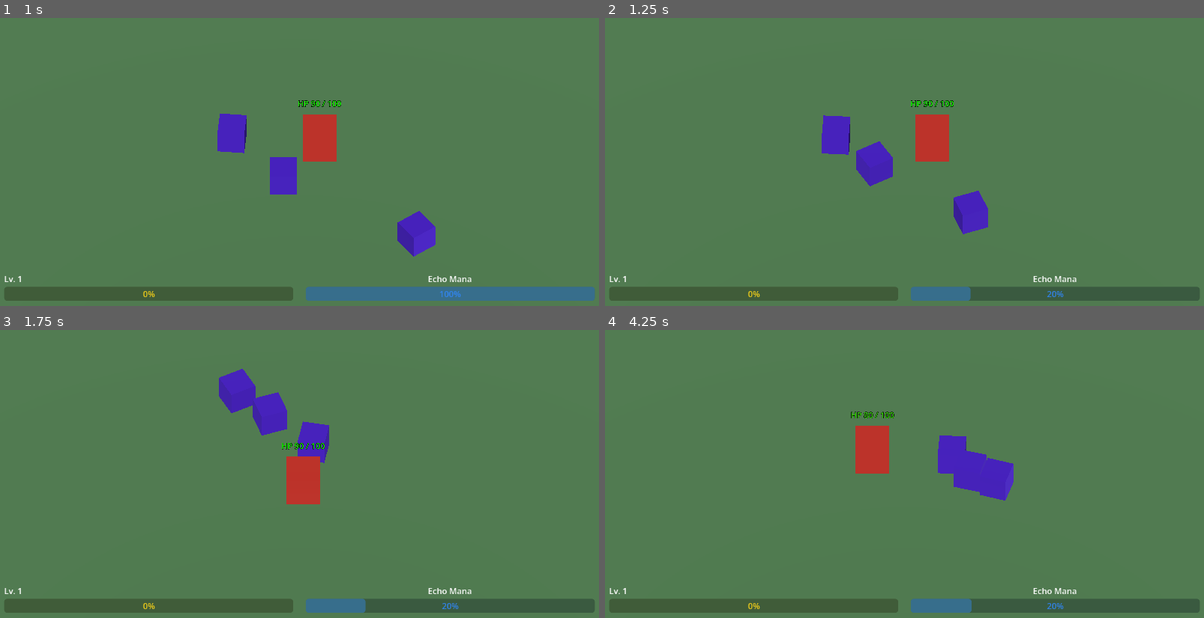
Above: before the commit, frames 1-4 (two rows, left to right).
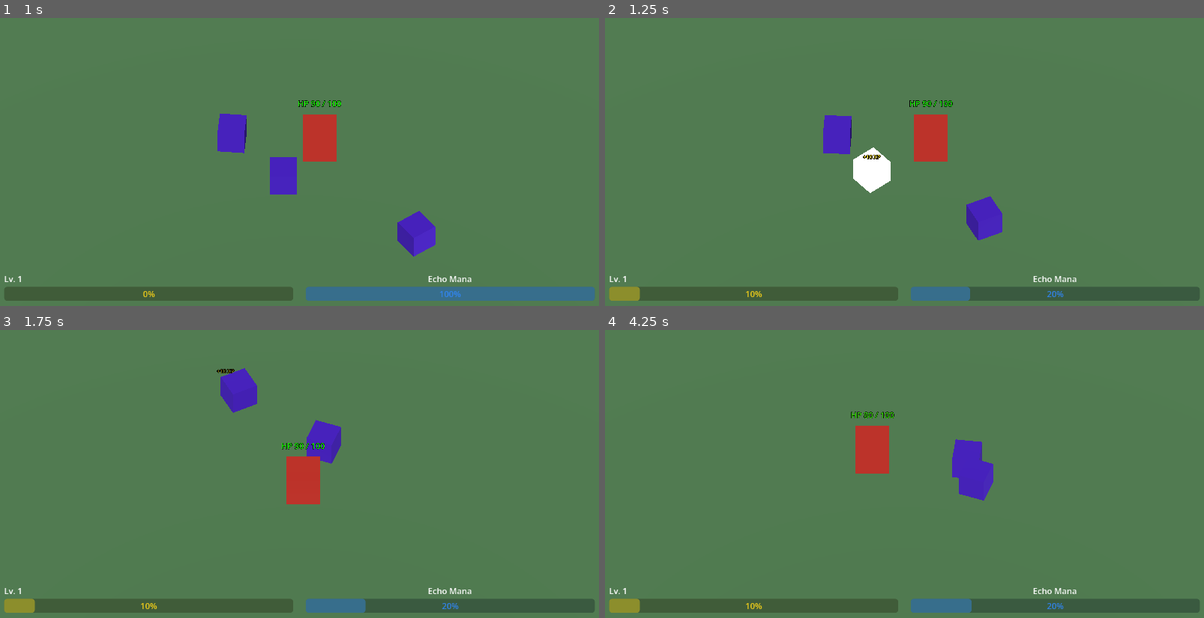
Above: after the commit, the same moments.

Repository: suxrob-1124/arcane-net
Game: Godot game, scene res://scenes/main/Main.tscn
The game is run twice, just before and just after one commit, with the same random seed, the same clock (stepped at 60 frames per second) and the same inputs.
Inputs (mouse positions are in pixels of both pictures, inside the frame that each line leads up to):
- Up to frame 1 (1 s): move the mouse to (431, 121) at 0.52 s; press the mouse at (431, 121) at 0.53 s; hold D (move_right) from 0.53 s (still down)
- Up to frame 2 (1.25 s): keep holding D (move_right)
- Up to frame 3 (1.75 s): move the mouse to (179, 468) at 1.27 s; release D (move_right) at 1.28 s; release the mouse at (179, 468) at 1.28 s; hold S (move_down) from 1.28 s (still down); tap Space (dash) at 1.35 s
- Up to frame 4 (4.25 s): move the mouse to (964, 376) at 2.02 s; release S (move_down) at 2.03 s; hold D (move_right) 2.03-2.78 s; hold Tab (switch_target) 2.03-2.78 s; move the mouse to (874, 517) at 2.77 s; hold W (move_up) 2.78-3.53 s; click (874, 517) at 2.85 s; move the mouse to (1084, 499) at 3.52 s; hold A (move_left) from 3.53 s (still down); hold Space (dash) from 3.53 s (still down)

Frame 1 is identical in both runs. In frame 2, 2.3% of the frame differs, in the area x 0-67%, y 28-99%; in frame 3, 1.6%; in frame 4, 1.4%.

Commit message:
fix(spectator): implement DamageSpikeAction to deal 80 damage to highest-HP enemy
Co-Authored-By: Claude Sonnet 4.6 <noreply@anthropic.com>

Diff:
--- a/scripts/spectator/actions/DamageSpikeAction.gd
+++ b/scripts/spectator/actions/DamageSpikeAction.gd
@@ -11,5 +11,11 @@
 	return ctx.get("highest_hp_enemy_ratio", 0.0) > 0.80
 
 
-func execute(_ctx: Dictionary) -> void:
-	push_warning("EchoCompanion/DamageSpikeAction: not implemented")
+func execute(ctx: Dictionary) -> void:
+	var enemy: Node = ctx.get("highest_hp_enemy")
+	if enemy == null or not is_instance_valid(enemy):
+		return
+	if enemy.has_method(&"take_damage"):
+		enemy.take_damage(80)
+	else:
+		push_warning("EchoCompanion/DamageSpikeAction: enemy has no take_damage() method")
